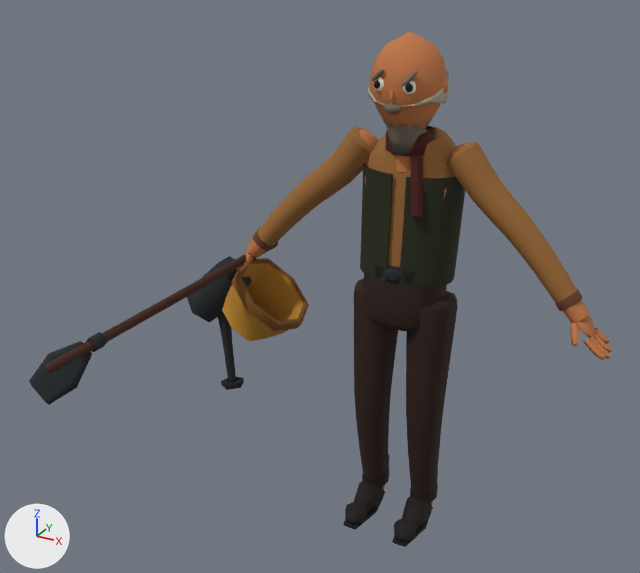
What one commit did to the glTF model examples/generated/characters/elder-otto.glb.
One viewpoint serves both versions: a camera (50 mm lens) standing at (0.985, -2.343, 1.951) and looking at (-0.101, -0.367, 0.963). Every picture has the same lights, and +X, +Y and +Z are marked at lower left. The first picture is the older version. Vertices at exactly the same position are counted once.

The first picture shows 'elder-otto_body', 'elder-otto_gear', 'elder-otto_hair', 'elder-otto_tools'.
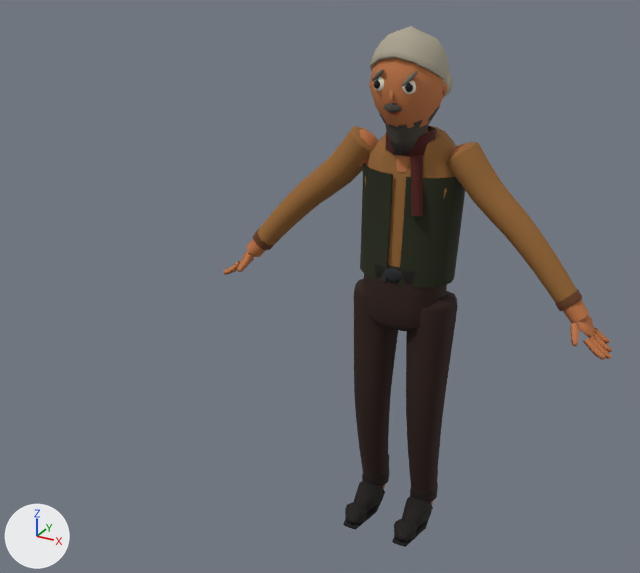
What differs and where, as boxes (x1, y1, x2, y2) in the pictures (640 x 573 px):
'elder-otto_tools', moved, rescaled (not visible afterwards)
    before: (29, 242, 309, 405)
'elder-otto_hair', reshaped
    before: (368, 70, 449, 107)
    after: (370, 26, 452, 98)

Edits to the bpy script that builds the scene:
```text
Change me_mesh_1:
    used by ob_elder_otto_hair; location = (0.0, 0.0, 0.0)
    remove me_mesh_1.from_pydata(...)  # 78 vertices, 156 faces; spans x -0.113..0.113, y -0.154..0.081, z 1.411..1.523
    add me_mesh_1.from_pydata(...)  # 186 vertices, 360 faces; spans x -0.121..0.121, y -0.14..0.082, z 1.44..1.63
    me_mesh_1 part 1: the whole mesh is rebuilt
Change me_mesh_3:
    used by ob_elder_otto_tools; location = (0.0, 0.0, 0.0)
    remove me_mesh_3.from_pydata(...)  # 290 vertices, 547 faces; spans x -0.797..-0.359, y -1.003..0.148, z 0.339..0.913
    add me_mesh_3.from_pydata(...)  # 290 vertices, 547 faces; spans x -0.529, y -0.021..-0.02, z 0.885..0.886
    me_mesh_3 part 2: the whole mesh is scaled about its middle by 0.001, then moved by (0.049, 0.407, 0.259)
```
